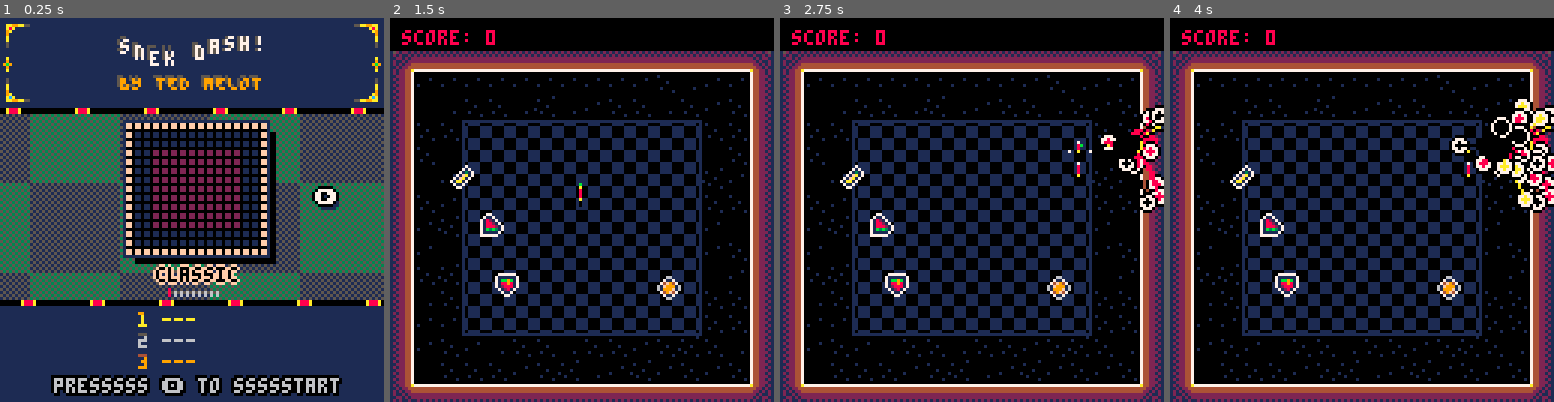
Above: before the commit, frames 1-4 (left to right).
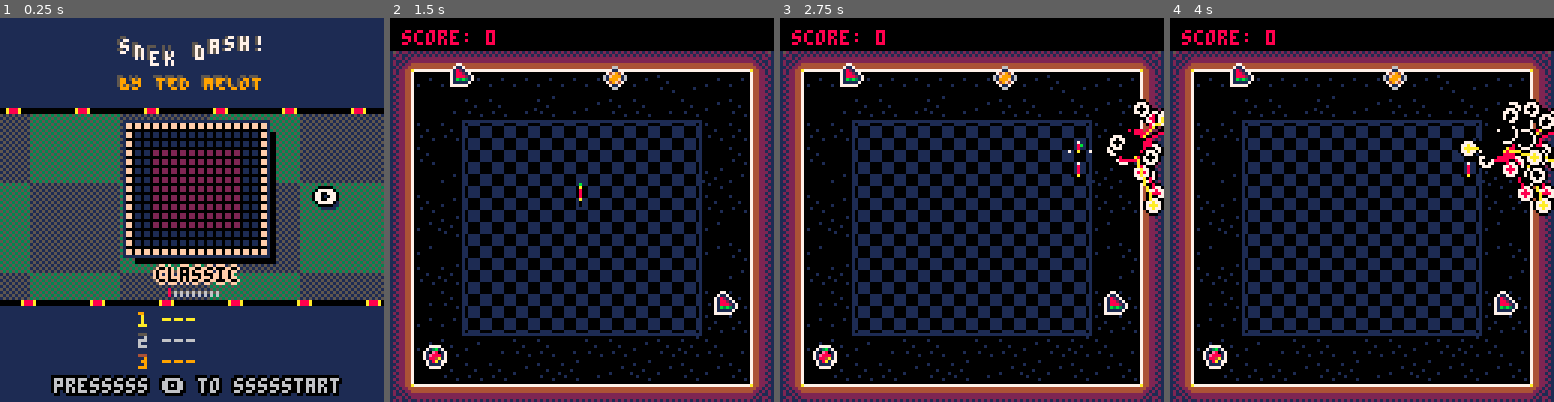
Above: after the commit, the same moments.

Repository: tmelot2/pico-8
Game: PICO-8 cartridge snekdash.p8
Same seed, same stepped clock (60 frames per second), same inputs: the game is played once before the commit and once after it.
Inputs:
- Up to frame 1 (0.25 s): no input
- Up to frame 2 (1.5 s): tap X (X key) at 0.33, 1.07 s; tap O (Z key) at 0.7 s
- Up to frame 3 (2.75 s): hold Right 1.6-2.1 s; tap O (Z key) at 1.7, 2.1, 2.5 s; tap X (X key) at 1.85 s; hold Up 2.15-2.42 s; hold Right from 2.47 s (still down)
- Up to frame 4 (4 s): tap O (Z key) at 2.9, 3.3, 3.7 s; tap X (X key) at 2.97 s; release Right at 3.03 s; hold Left 3.08-3.58 s; hold Down 3.63-3.97 s

The runs differ from the first frame. In frame 1, 0.5% of the frame differs, in the area x 0-100%, y 1-22%; in frame 2, 2.0%; in frame 3, 3.7%; in frame 4, 4.6%, in the area x 8-100%, y 11-92%.

Commit message:
Add cherry, improve title screen

Diff:
--- a/snekdash.p8
+++ b/snekdash.p8
@@ -86,7 +86,7 @@
 
 -- food
 food={}
-foodsprites={1,2,17,33,49}
+foodsprites={1,2,17,33,49,50}
 shine={}
 crumbs={}
 
@@ -177,6 +177,7 @@
 	if (play_music) music(3)
 	hs=read_scores(curLevel)
   bigsnektimer=0
+  offset=frnd(180)
 end
 
 function titleupdate()
@@ -302,17 +303,29 @@
 
   -- big snek bg
   bigsnektimer+=1
-  if bigsnektimer%275==0 then
+  if abs(bigsnektimer)%275==0 then
     bigsnektimer=0
+    offset=frnd(180)
   end
   w=3
   h=7
   c={2,5,13}
-  for i=-4,-40,-1 do
+  start=-4
+  last=-40
+  for i=start,last,-1 do
     x=bigsnektimer+(i*3)
-    y=10+h*sin((i+bigsnektimer)/44)
+    y=10+h*sin((offset+i+bigsnektimer)/44)
     cc=c[i%3+1]
     rectfill(x,y,x+w,y+h,cc)
+    if i==last then
+      line(x,y,x,y+h,0)
+    end
+    if i==start then
+      rectfill(x,y+1,x+w,y+h-1,11)
+      line(x+w,y+1,x+w,y+h-1,0)
+    end
+    line(x,y,x+w,y,0)
+    line(x,y+h,x+w,y+h,0)
   end
 
   local titletxt="snek dash!"
@@ -411,13 +424,13 @@
   end
 
   -- corner ornaments
-  spr(45,2,20,1,1,false,false) -- top half, bottom left
-  spr(45,118,20,1,1,true,false) -- top half, bottom right
-  spr(29,2,2,1,1,false,true) -- top half, top left
-  spr(29,118,2,1,1,true,true) -- top half, top right
-
-  spr(61,-1,12)
-  spr(61,122,12)
+  -- spr(45,2,20,1,1,false,false) -- top half, bottom left
+  -- spr(45,118,20,1,1,true,false) -- top half, bottom right
+  -- spr(29,2,2,1,1,false,true) -- top half, top left
+  -- spr(29,118,2,1,1,true,true) -- top half, top right
+
+  -- spr(61,-1,12)
+  -- spr(61,122,12)
   -- spr(45,2,98,1,1,false,true) -- bottom half, top left
   -- spr(45,118,98,1,1,true,true) -- bottom half, top right
   -- spr(29,2,33,1,1,false,true) -- top half, top left
@@ -1582,7 +1595,7 @@
 000000000071170011111111212121214444444415212212212212517ff1221221221ff774422127101111000011110000111101aca000000000000000000000
 00000000000660001111111111111111777777771111111111111111777777777777777774422217101111000011110000111101aa99aa550000000000000000
 00000000007777000006776000000000000000006122221617777771717777177777777766777766101111000011110000111101000000000000000000000000
-000000000713b1700070bb0600000000000000006024420670244207102442011024420110244201101111000011110000111101000a00000000000000000000
+000000000713b17000703b0600000000000000006024420670244207102442011024420110244201101111000011110000111101000a00000000000000000000
 00000000710e8017070b400700000000000000007244442772444427724444277244442722444422110000111100001111000011000900000000000000000000
 0000000071e8881770048e070000000000000000744aa447744aa447744aa447744aa447244aa442110000111100001111000011009b90000000000000000000
 0000000071884a17708e88070000000000000000744aa447744aa447744aa447744aa447244aa442110000111100001111000011000900000000000000000000
@@ -1590,20 +1603,20 @@
 00000000071111707000077000000000000000006024420670244207102442011024420110244201101111000011110000111101000000000000000000000000
 00000000007777000777700000000000000000006122221617777771717777177777777766777766111111111111111111111111000000000000000000000000
 00000000000000000000000000000000000000000000000000000000000000000000000000000000000000000000000000000000000000000000000000000000
-00000000000000000000000000000000000000000000000000000000000000000000000000000000000000000000000000000000000000000000000000000000
-00000000000000000000000000000000000000000000000000000000000000000000000000000000000000000000000000000000000000000000000000000000
-00000000000000000000000000000000000000000000000000000000000000000000000000000000000000000000000000000000000000000000000000000000
-00000000000000000000000000000000000000000000000000000000000000000000000000000000000000000000000000000000000000000000000000000000
-00000000000000000000000000000000000000000000000000000000000000000000000000000000000000000000000000000000000000000000000000000000
-00000000000000000000000000000000000000000000000000000000000000000000000000000000000000000000000000000000000000000000000000000000
-00000000000000000000000000000000000000000000000000000000000000000000000000000000000000000000000000000000000000000000000000000000
-00000000000000000000000000000000000000000000000000000000000000000000000000000000000000000000000000000000000000000000000000000000
-00000000000000000000000000000000000000000000000000000000000000000000000000000000000000000000000000000000000000000000000000000000
-00000000000000000000000000000000000000000000000000000000000000000000000000000000000000000000000000000000000000000000000000000000
-00000000000000000000000000000000000000000000000000000000000000000000000000000000000000000000000000000000000000000000000000000000
-00000000000000000000000000000000000000000000000000000000000000000000000000000000000000000000000000000000000000000000000000000000
-00000000000000000000000000000000000000000000000000000000000000000000000000000000000000000000000000000000000000000000000000000000
-00000000000000000000000000000000000000000000000000000000000000000000000000000000000000000000000000000000000000000000000000000000
+000000000a000000000000000000000000000000000000000000000000000aa000a00000a0000000000000000000000000000000000000000000000000000000
+00000000aa0000aa00000a0000aaaa000a00000000000000000aa0000000aa0000a00000a0000000000000000000000000000000000000000000000000000000
+000000aa000000aa0000aa000aa000000a000000000aaaa0000aa000000aa00000a00000a0000000000000000000000000000000000000000000000000000000
+00000aa0000000aaa000a0000a0000000a000000000a00a0000aa000000a000000a00000a0000000000000000000000000000000000000000000000000000000
+0000aa00000000a0a000a0000a0000000a0aa000000a00aa00aa0a0000aa000000a00000a0000000000000000000000000000000000000000000000000000000
+000aa000000000a0aa00a000a0aa00000aaa0000000a000a00a00a0000aaaa0000a00000a0a00000000000000000000000000000000000000000000000000000
+000a000aaa0000a00aa0a000aaa000000a000000000a000a00a00aa000000aa0aaaaaaaaaaa00000000000000000000000000000000000000000000000000000
+00aaaaa00aa000a000a0a000a0000000aa000000000a00aa0aaaaaaa0000aa000aa00000a0000000000000000000000000000000000000000000000000000000
+00aa0000aa000a00000aa000a0000000aaaa0000000a00a00a0000a0000aa0000a000000a0000000000000000000000000000000000000000000000000000000
+0000000aa0000a00000aa000a0000000a00aaaa0000a0aa00a00000a000a00000a000000a0000000000000000000000000000000000000000000000000000000
+000000aa00000a000000a000a00aaa00a0000000000aaa000a00000a00aa00000a000000a0000000000000000000000000000000000000000000000000000000
+00000aa00000000000000000aaaa0a00a0000000000aa0000a00000000a0000000a00000a0000000000000000000000000000000000000000000000000000000
+0000aa00000000000000000000000000a00000000000000000000000000000000000000000000000000000000000000000000000000000000000000000000000
+000aa000000000000000000000000000000000000000000000000000000000000000000000000000000000000000000000000000000000000000000000000000
 00000000000000000000000000000000000000000000000000000000000000000000000000000000000000000000000000000000000000000000000000000000
 00000000000000000000000000000000000000000000000000000000000000000000000000000000000000000000000000000000000000000000000000000000
 00000000000000000000000000000000000000000000000000000000000000000000000000000000000000000000000000000000000000000000000000000000
